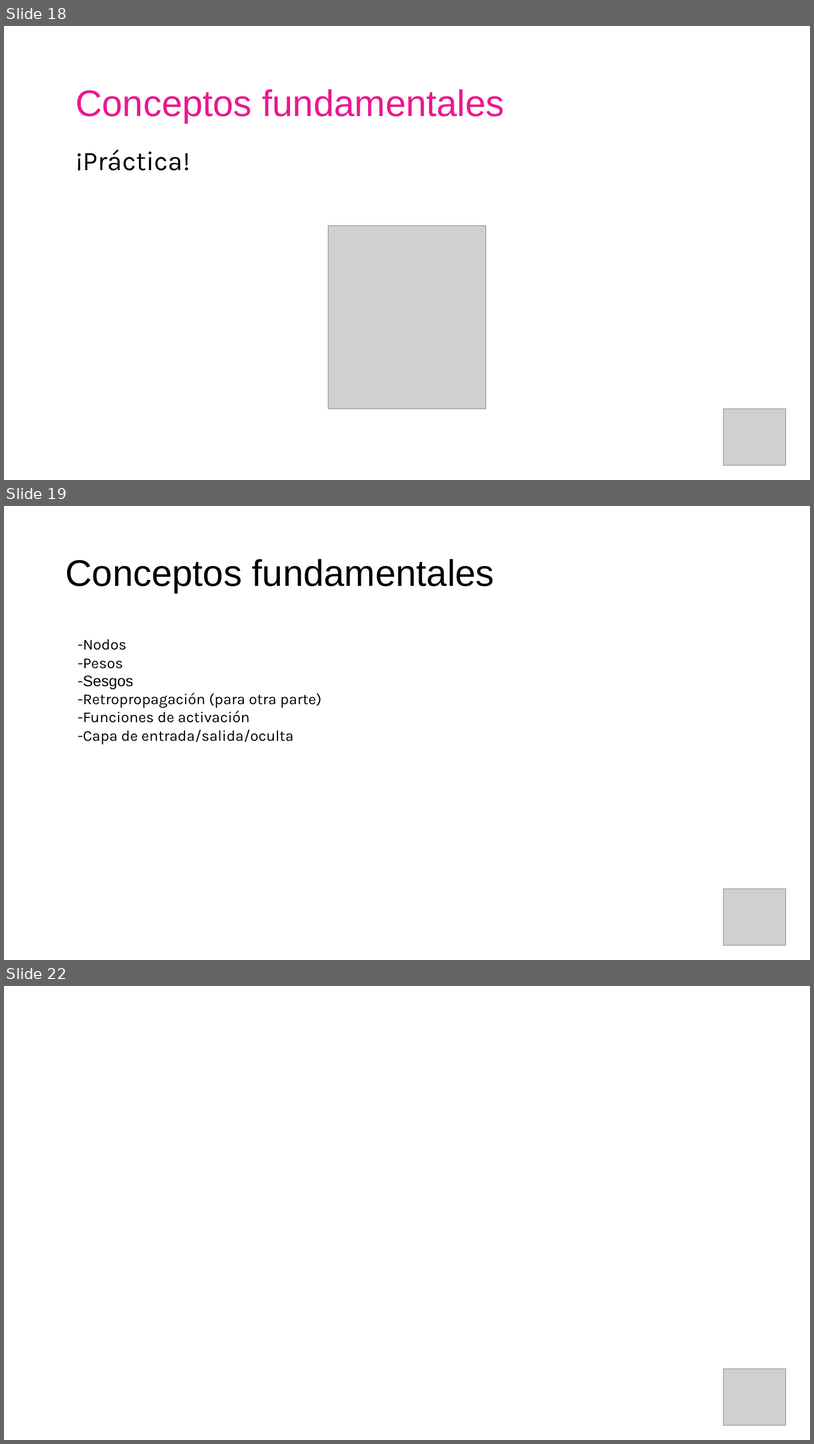
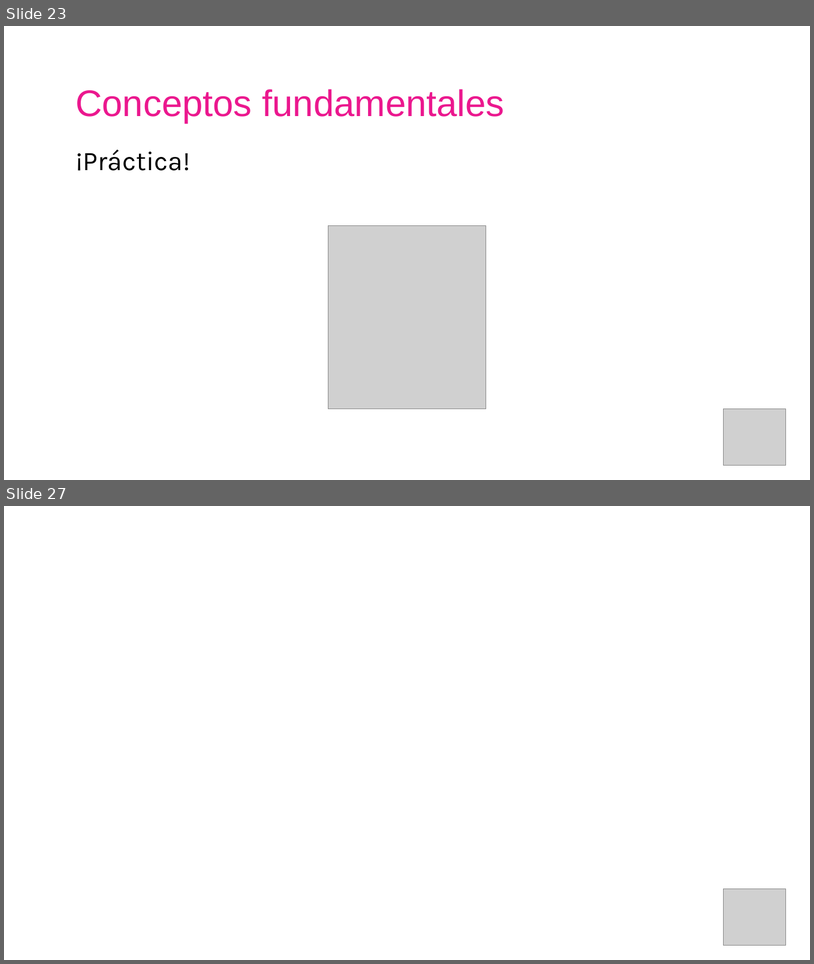
Before and after one commit to AISC-Madrid/workshop-materials, a slide deck: Neural Networks/Slides.pptx. Shown one above the other, each under a label of ours: slides 18, 19 and 22 before the commit, slides 23 and 27 after it; the slides between them are not shown. The pictures are 814x1444 and 814x964 pixels, drawn with LibreOffice and Linux fonts; fonts in the diff are those of the drawing; grey boxes stand for pictures. Boxes give left, top, right and bottom in pixels: in the first picture for what was removed or moved away, otherwise in the second. Text is boxed around its words. In the diff, an @@ line names an element or a change of style, - is before the commit and + after.

```diff
--- a/Neural Networks/Slides.pptx
+++ b/Neural Networks/Slides.pptx
@@ slide 19 removed at box(4, 506, 810, 960), background #FFFFFF @@
@@ title removed at box(65, 559, 495, 593) @@
-Conceptos fundamentales
@@ text removed at box(78, 639, 321, 744) @@
--Nodos
--Pesos
--Sesgos
--Retropropagación (para otra parte)
--Funciones de activación
--Capa de entrada/salida/oculta
@@ picture removed at box(724, 889, 786, 945) @@
@@ what was slide 18 is now slide 23 @@
@@ what was slide 22 is now slide 27 @@
```
Also in this commit, not shown: 6 slides changed, 8 slides added, 2 other slides removed, 9 other files.
